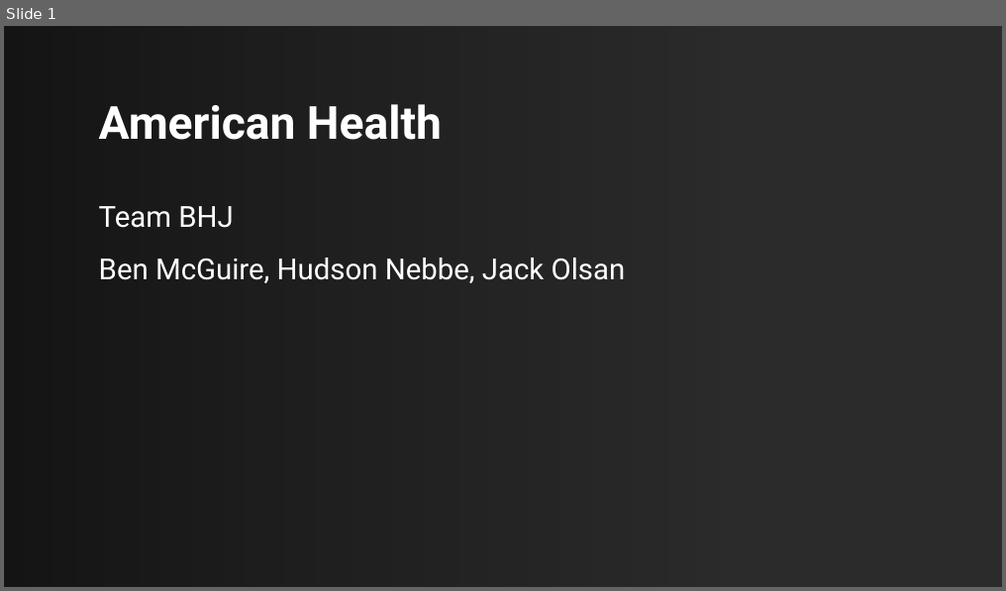
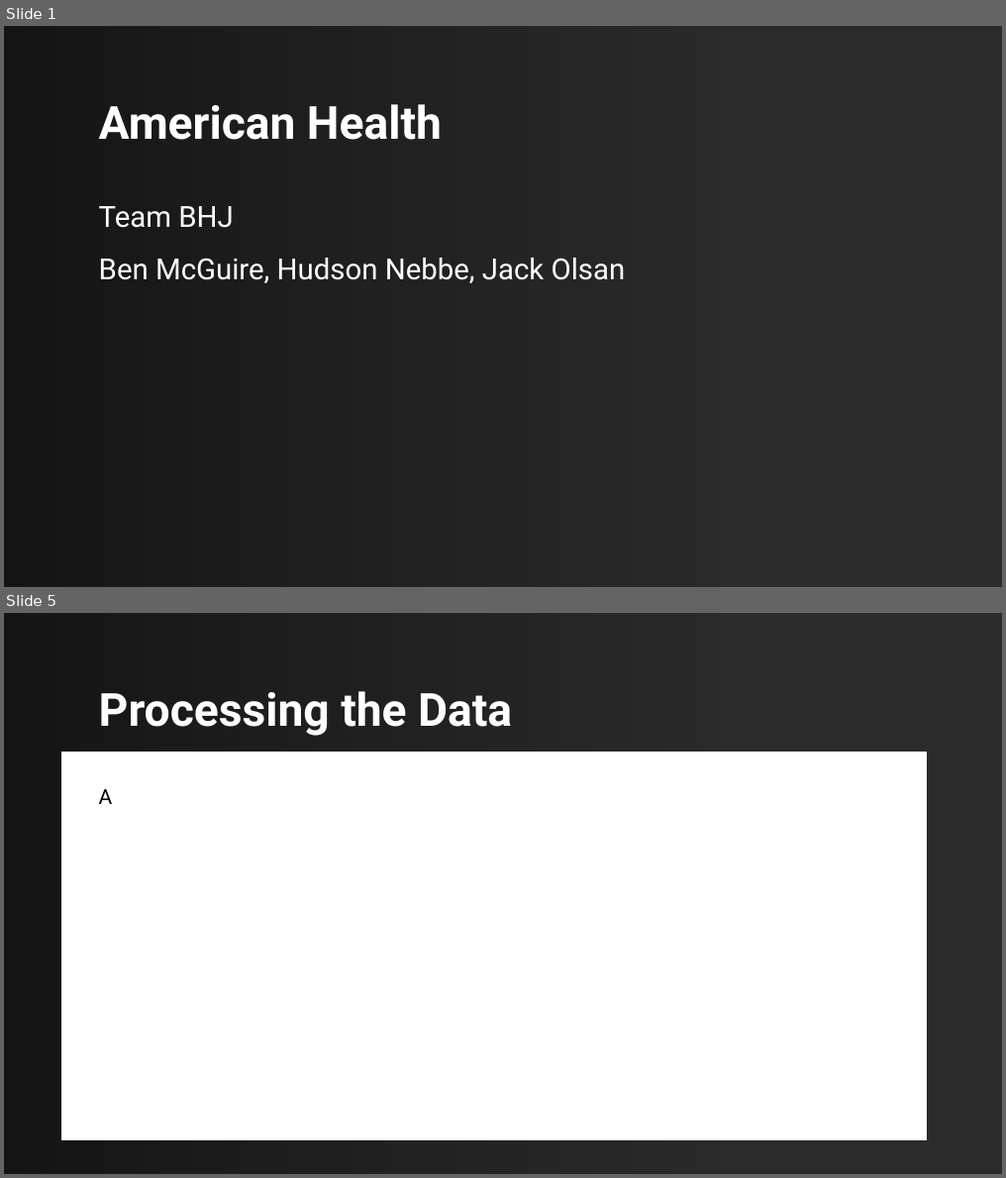
Before and after one commit to HudsonIAState/DS202Final, a slide deck: American Health Final Presentation DS202.pptx. Shown one above the other, each under a label of ours: slide 1 before the commit, slides 1 and 5 after it; the slides between them are not shown. The pictures are 1006x591 and 1006x1178 pixels, drawn with LibreOffice and Linux fonts; fonts in the diff are those of the drawing; background and template pictures are left out; a plain dark background stands for a picture behind light text. Boxes give left, top, right and bottom in pixels: in the first picture for what was removed or moved away, otherwise in the second. Text is boxed around its words. In the diff, an @@ line names an element or a change of style, - is before the commit and + after.

Commit message:
Added intro and Data Description To Slidedeck

```diff
--- a/American Health Final Presentation DS202.pptx
+++ b/American Health Final Presentation DS202.pptx
@@ slide 5 added at [4,613,1002,1174], background picture (left out); not listed: 1 template element that a slide beside it also shows @@
@@ rectangle added at [4,613,1002,1174], fill #FFFFFF @@
@@ rectangle added at [4,613,723,1174], fill gradient #000000 @@
@@ title added at [99,691,512,736], 44 pt, text #FFFFFF, bold @@
+Processing the Data
@@ rectangle added at [61,752,927,1140], fill #FFFFFF, outline #FFFFFF 1 pt @@
@@ subtitle added at [99,789,113,804], 20 pt, text #000000 @@
+A
```
Also in this commit, not shown: 4 slides changed, 3 other slides added, 2 slides removed.
